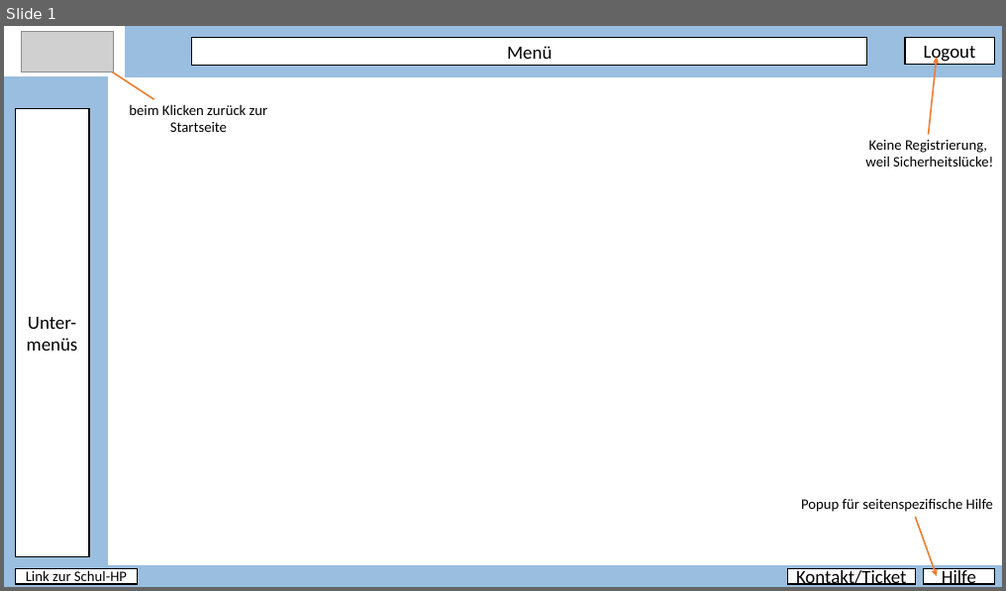
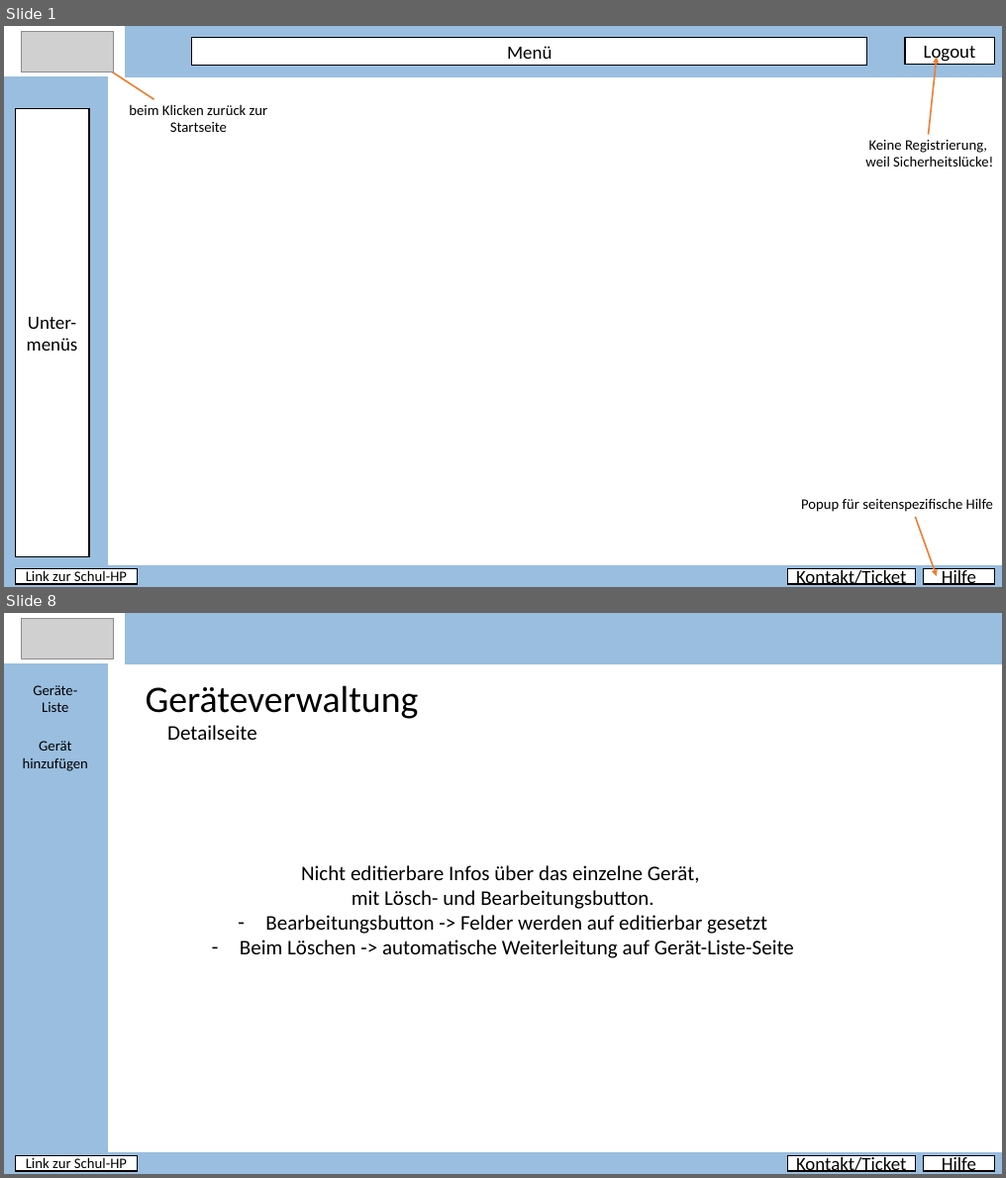
Before and after one commit to PapAnte/g2schoolproject, a slide deck: Layout.pptx. Shown one above the other, each under a label of ours: slide 1 before the commit, slides 1 and 8 after it; the slides between them are not shown. The pictures are 1006x591 and 1006x1178 pixels, drawn with LibreOffice and Linux fonts; fonts in the diff are those of the drawing; grey boxes stand for pictures. Boxes give left, top, right and bottom in pixels: in the first picture for what was removed or moved away, otherwise in the second. Text is boxed around its words. In the diff, an @@ line names an element or a change of style, - is before the commit and + after.

```diff
--- a/Layout.pptx
+++ b/Layout.pptx
@@ slide 8 added at <box>4,613,1002,1174</box>, background #FFFFFF @@
@@ picture added at <box>21,618,114,659</box> @@
@@ rectangle added at <box>126,613,1002,663</box>, fill #9ABEDF, outline #9ABEDF 1 pt @@
@@ rectangle added at <box>4,663,107,1153</box>, fill #9ABEDF, outline #9ABEDF 1 pt @@
@@ text added at <box>33,685,77,712</box>, 14 pt, text #000000 @@
+Geräte-
+Liste
@@ text added at <box>146,685,419,719</box>, 36 pt, text #000000 @@
+Geräteverwaltung
@@ text added at <box>167,725,257,740</box>, 20 pt, text #000000 @@
+Detailseite
@@ text added at <box>23,741,88,771</box>, 14 pt, text #000000 @@
+Gerät hinzufügen
@@ text added at <box>240,865,794,959</box>, 20 pt, text #000000 @@
+Nicht editierbare Infos über das einzelne Gerät,
+mit Lösch- und Bearbeitungsbutton.
+– Bearbeitungsbutton -> Felder werden auf editierbar gesetzt
+– Beim Löschen -> automatische Weiterleitung auf Gerät-Liste-Seite
@@ rectangle added at <box>4,1153,1002,1174</box>, fill #9ABEDF, outline #9ABEDF 1 pt @@
@@ rectangle added at <box>15,1156,138,1171</box>, fill #FFFFFF, outline #000000 1 pt, 14 pt, text #000000 @@
+Link zur Schul-HP
@@ rectangle added at <box>788,1156,916,1171</box>, fill #FFFFFF, outline #000000 1 pt, 18 pt, text #000000 @@
+Kontakt/Ticket
@@ rectangle added at <box>924,1156,994,1171</box>, fill #FFFFFF, outline #000000 1 pt, 18 pt, text #000000 @@
+Hilfe
```
Also in this commit, not shown: 1 slide changed, 6 other slides added.
